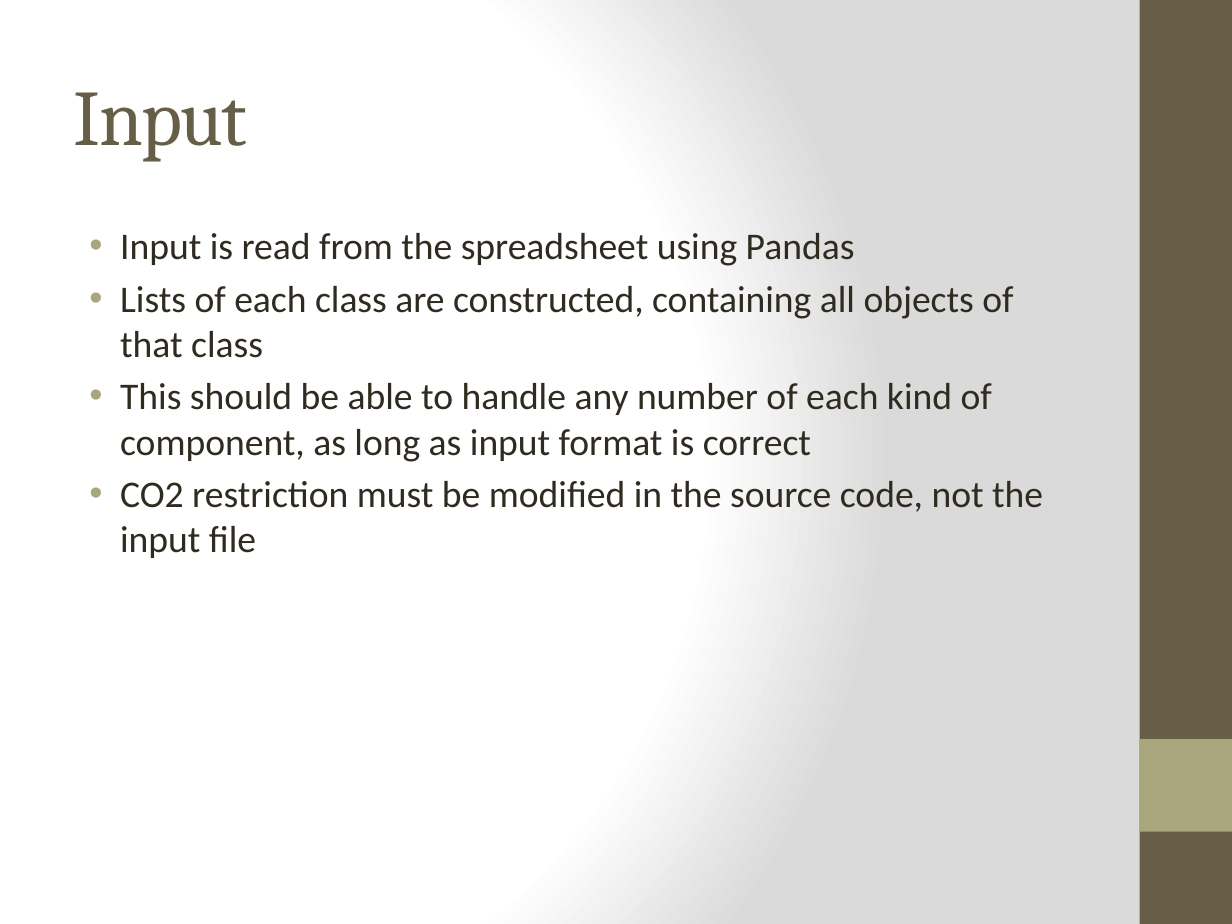
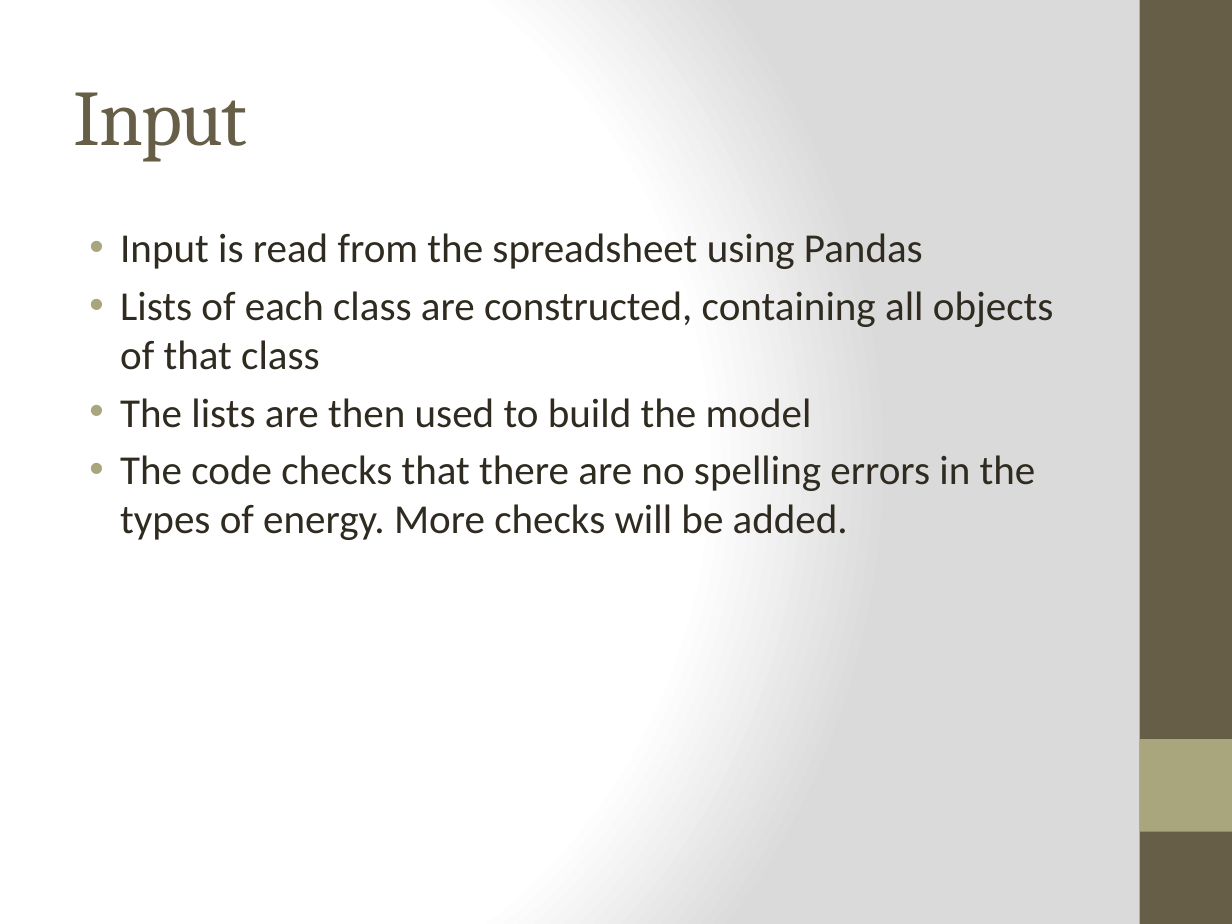
Before and after one commit to jtrobinson57/fscmodel-monte-carlo, a slide deck: slide 4 of fscmodel presentation 130618.pptx. Drawn at 1232x924 pixels with LibreOffice and Linux fonts; fonts in the diff are those of the drawing. Boxes give left, top, right and bottom in pixels: in the first picture for what was removed or moved away, otherwise in the second. Text is boxed around its words. In the diff, an @@ line names an element or a change of style, - is before the commit and + after.

```diff
--- a/fscmodel presentation 130618.pptx
+++ b/fscmodel presentation 130618.pptx
@@ text at (120,233,1054,370): size 22 to 24 pt in "Input is read from the spreadsheet using ...", "Lists of each class are constructed, containing ..." @@
@@ text at (120,398,1036,540): text changed; size 22 to 24 pt @@
-• This should be able to handle any number of each kind of component, as long as input format is correct
-• CO2 restriction must be modified in the source code, not the input file
+• The lists are then used to build the model
+• The code checks that there are no spelling errors in the types of energy. More checks will be added.
```
Also in this commit, not shown: 4 other slides changed.
